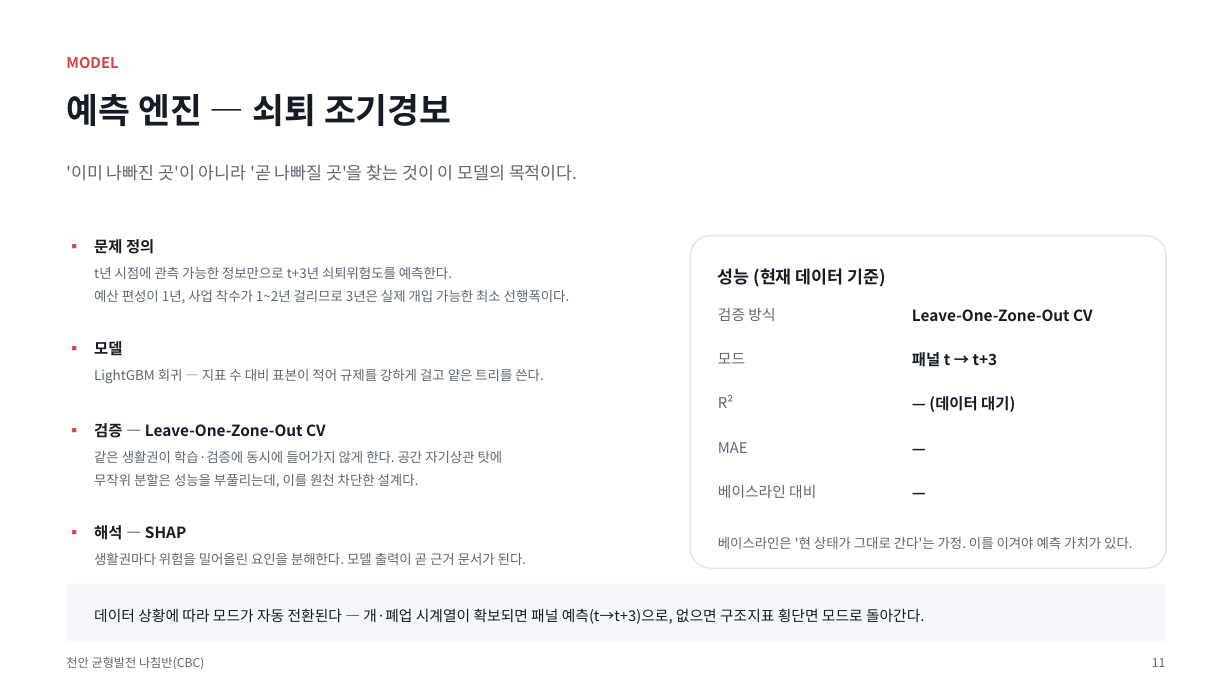
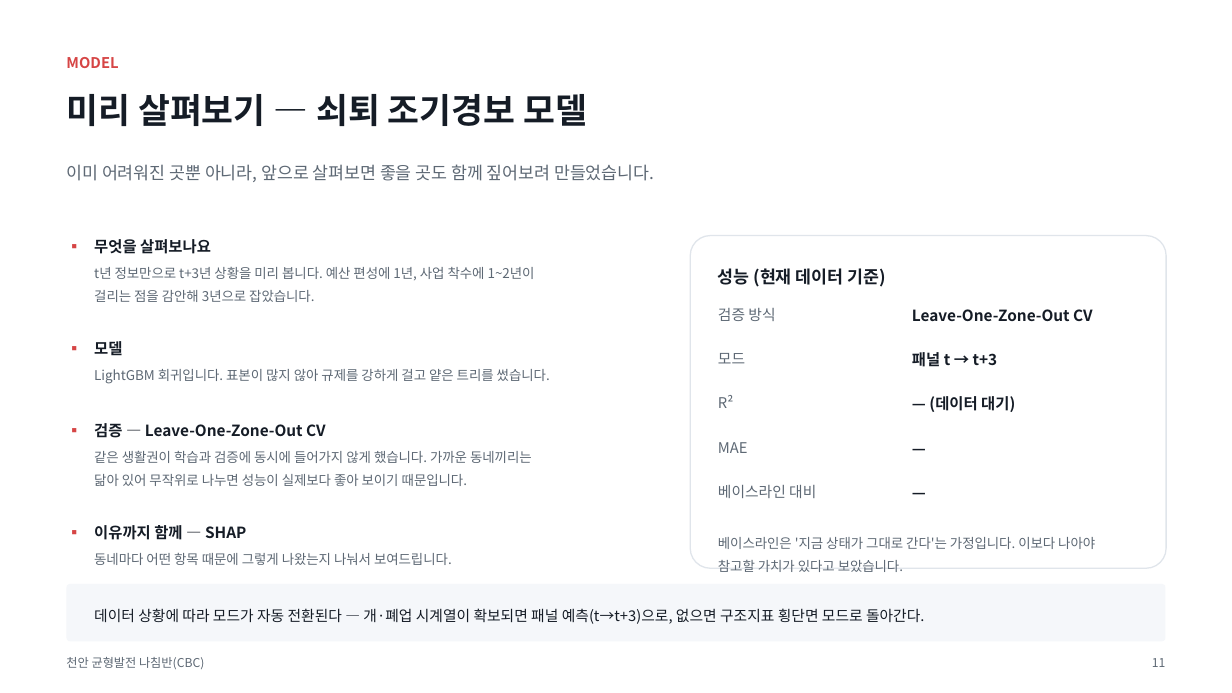
Before and after one commit to BioCode67/2026-AI-, a slide deck: slide 12 of deliverables/기획서_천안균형발전나침반_CBC.pptx. Drawn at 1232x693 pixels with LibreOffice and Linux fonts; fonts in the diff are those of the drawing. Boxes give left, top, right and bottom in pixels: in the first picture for what was removed or moved away, otherwise in the second. Text is boxed around its words. In the diff, an @@ line names an element or a change of style, - is before the commit and + after.

```diff
--- a/deliverables/기획서_천안균형발전나침반_CBC.pptx
+++ b/deliverables/기획서_천안균형발전나침반_CBC.pptx
@@ text at <box>66,94,587,126</box>: text changed @@
-예측 엔진 — 쇠퇴 조기경보
+미리 살펴보기 — 쇠퇴 조기경보 모델
@@ text at <box>66,164,654,182</box>: text changed @@
-'이미 나빠진 곳'이 아니라 '곧 나빠질 곳'을 찾는 것이 이 모델의 목적이다.
+이미 어려워진 곳뿐 아니라, 앞으로 살펴보면 좋을 곳도 함께 짚어보려 만들었습니다.
@@ text at <box>94,239,211,254</box>: text changed @@
-문제 정의
+무엇을 살펴보나요
@@ text at <box>94,267,535,302</box>: text changed @@
-t년 시점에 관측 가능한 정보만으로 t+3년 쇠퇴위험도를 예측한다.
-예산 편성이 1년, 사업 착수가 1~2년 걸리므로 3년은 실제 개입 가능한 최소 선행폭이다.
+t년 정보만으로 t+3년 상황을 미리 봅니다. 예산 편성에 1년, 사업 착수에 1~2년이
+걸리는 점을 감안해 3년으로 잡았습니다.
@@ text at <box>94,369,550,384</box>: text changed @@
-LightGBM 회귀 — 지표 수 대비 표본이 적어 규제를 강하게 걸고 얕은 트리를 쓴다.
+LightGBM 회귀입니다. 표본이 많지 않아 규제를 강하게 걸고 얕은 트리를 썼습니다.
@@ text at <box>94,451,532,486</box>: text changed @@
-같은 생활권이 학습·검증에 동시에 들어가지 않게 한다. 공간 자기상관 탓에
-무작위 분할은 성능을 부풀리는데, 이를 원천 차단한 설계다.
+같은 생활권이 학습과 검증에 동시에 들어가지 않게 했습니다. 가까운 동네끼리는
+닮아 있어 무작위로 나누면 성능이 실제보다 좋아 보이기 때문입니다.
@@ text at <box>94,525,246,540</box>: text changed @@
-해석 — SHAP
+이유까지 함께 — SHAP
@@ text at <box>718,537,1095,572</box>: text changed @@
-베이스라인은 '현 상태가 그대로 간다'는 가정. 이를 이겨야 예측 가치가 있다.
+베이스라인은 '지금 상태가 그대로 간다'는 가정입니다. 이보다 나아야 참고할 가치가 있다고 보았습니다.
@@ text at <box>94,553,452,565</box>: text changed @@
-생활권마다 위험을 밀어올린 요인을 분해한다. 모델 출력이 곧 근거 문서가 된다.
+동네마다 어떤 항목 때문에 그렇게 나왔는지 나눠서 보여드립니다.
```
Also in this commit, not shown: 10 other slides changed, 1 slide added, 4 other files.
